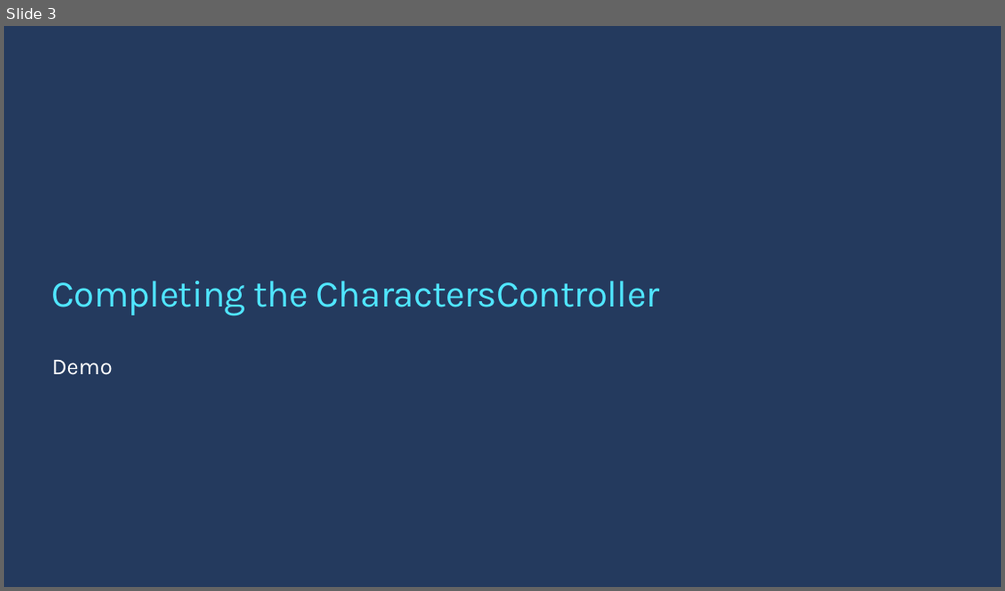
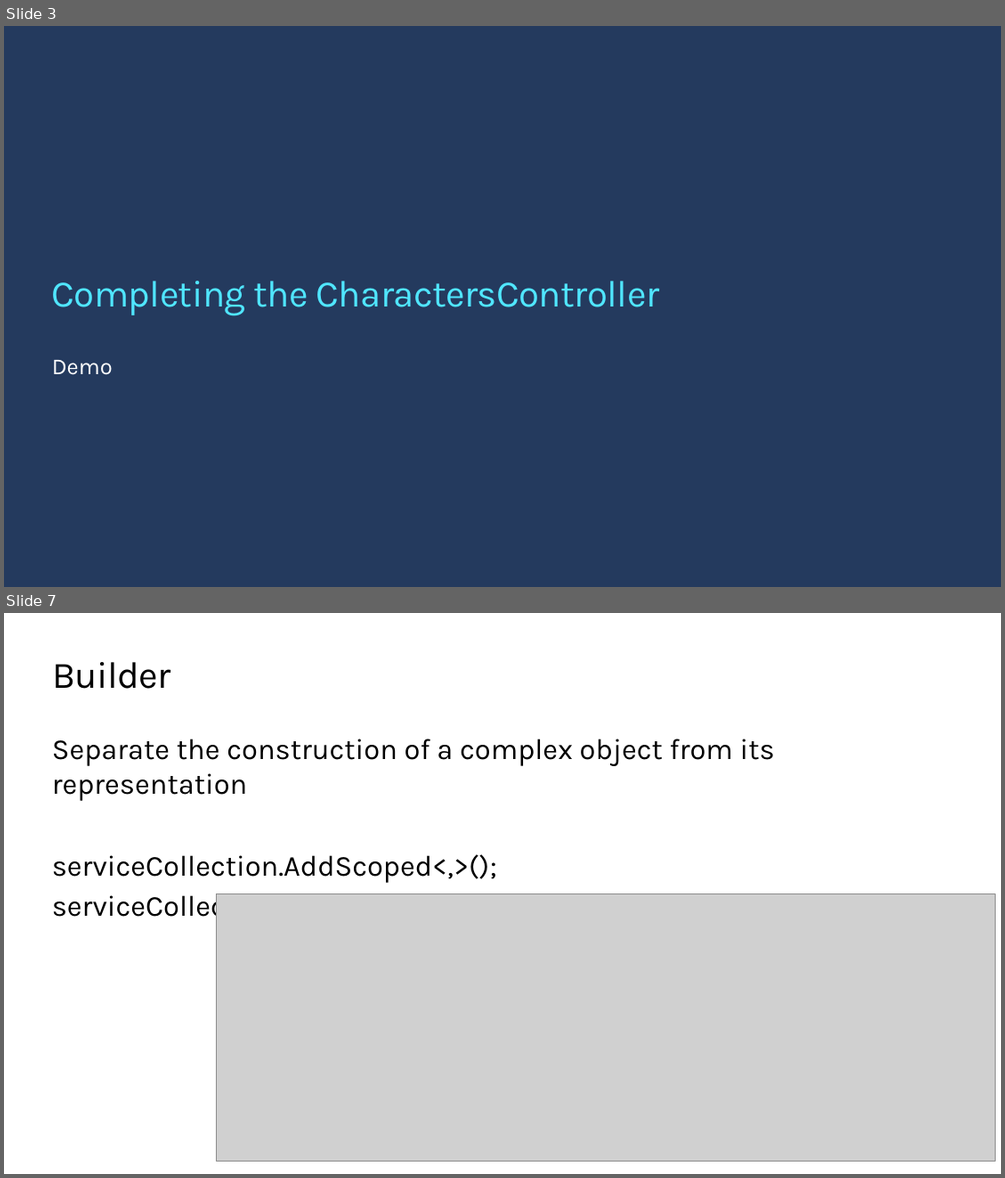
Before and after one commit to ondfisk/BDSA2021, a slide deck: Slides/Lecture08 - ASP.NET Core Web API part deux.pptx. Shown one above the other, each under a label of ours: slide 3 before the commit, slides 3 and 7 after it; the slides between them are not shown. The pictures are 1005x591 and 1005x1178 pixels, drawn with LibreOffice and Linux fonts; fonts in the diff are those of the drawing; grey boxes stand for pictures; background and template pictures are left out. Boxes give left, top, right and bottom in pixels: in the first picture for what was removed or moved away, otherwise in the second. Text is boxed around its words. In the diff, an @@ line names an element or a change of style, - is before the commit and + after.

```diff
--- a/Slides/Lecture08 - ASP.NET Core Web API part deux.pptx
+++ b/Slides/Lecture08 - ASP.NET Core Web API part deux.pptx
@@ slide 7 added at (4, 613, 1001, 1174), background #FFFFFF @@
@@ title added at (52, 662, 171, 689), 36 pt, text #000000 @@
+Builder
@@ text added at (52, 738, 775, 924), 28 pt, text #000000 @@
+Separate the construction of a complex object from its representation
+serviceCollection.AddScoped<,>();
+serviceCollection.BuildServiceProvider();
@@ picture added at (216, 893, 995, 1160) @@
```
Also in this commit, not shown: 1 slide changed, 8 other slides added, 20 other files.
